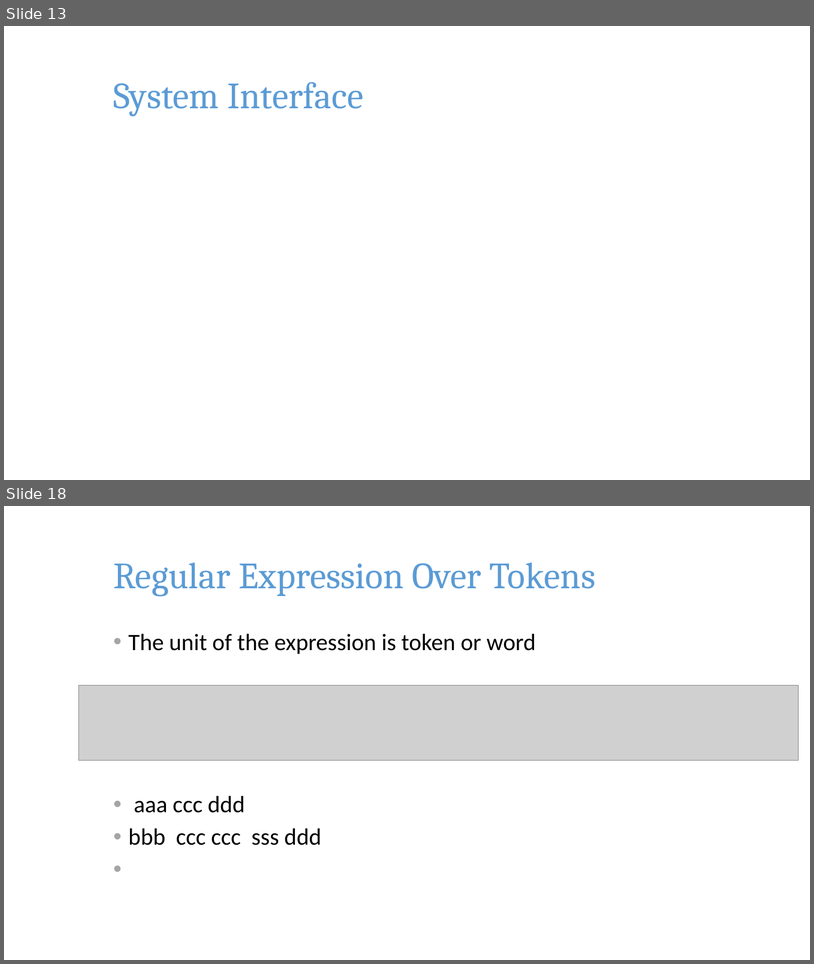
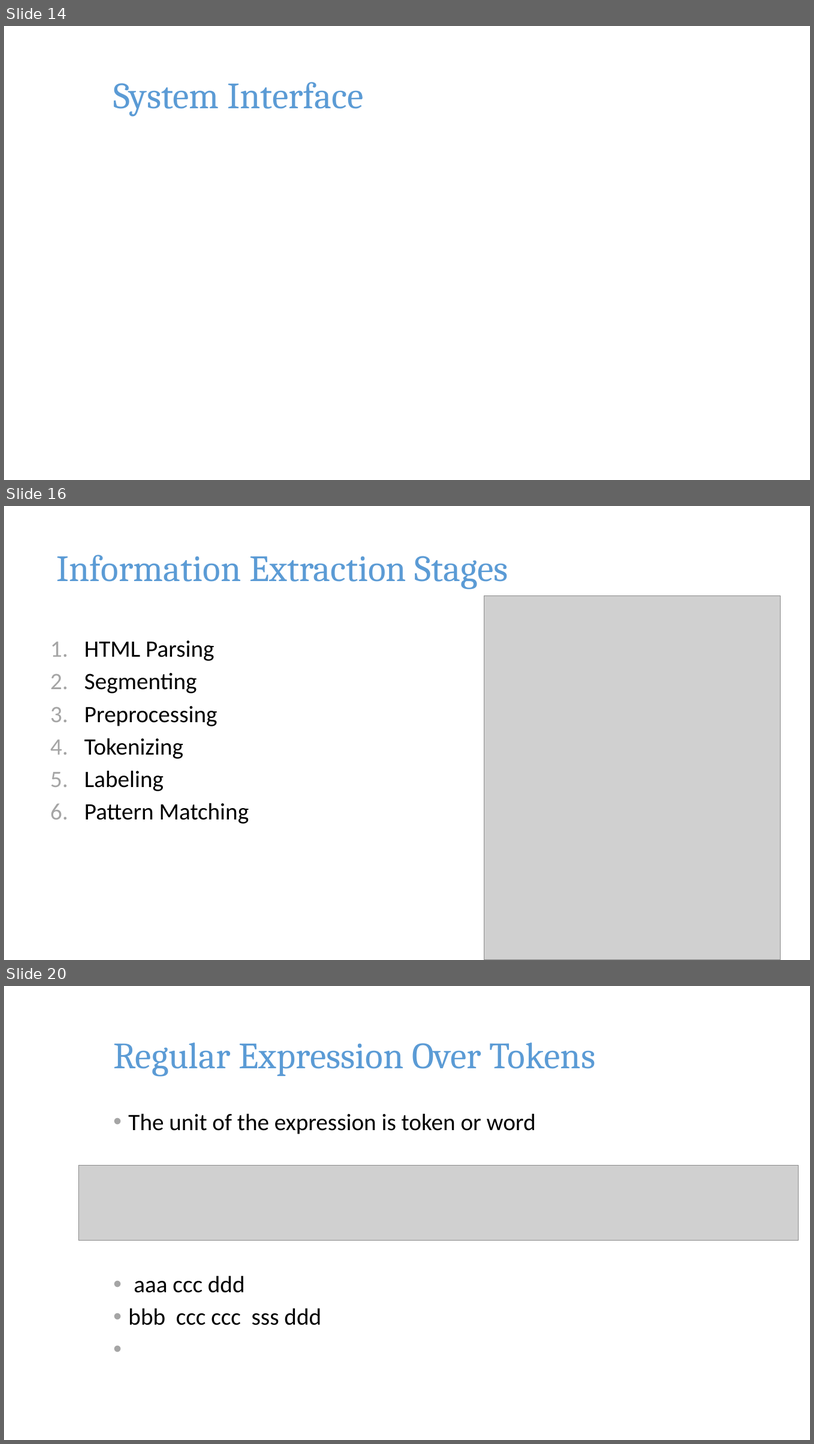
Before and after one commit to pkushiqiang/thesis, a slide deck: media/JobFinder.pptx. Shown one above the other, each under a label of ours: slides 13 and 18 before the commit, slides 14, 16 and 20 after it; the slides between them are not shown. The pictures are 814x964 and 814x1444 pixels, drawn with LibreOffice and Linux fonts; fonts in the diff are those of the drawing; grey boxes stand for pictures; background and template pictures are left out. Boxes give left, top, right and bottom in pixels: in the first picture for what was removed or moved away, otherwise in the second. Text is boxed around its words. In the diff, an @@ line names an element or a change of style, - is before the commit and + after.

```diff
--- a/media/JobFinder.pptx
+++ b/media/JobFinder.pptx
@@ slide 16 added at box(4, 506, 810, 960), background picture (left out) @@
@@ title added at box(56, 555, 509, 589), 44 pt, text #5B9BD5 @@
+Information Extraction Stages
@@ picture added at box(485, 595, 782, 960) @@
@@ text added at box(84, 640, 249, 823), 28 pt, text #000000 @@
+1. HTML Parsing
+2. Segmenting
+3. Preprocessing
+4. Tokenizing
+5. Labeling
+6. Pattern Matching
@@ what was slide 13 is now slide 14 @@
@@ what was slide 18 is now slide 20 @@
```
Also in this commit, not shown: 7 slides changed, 4 other slides added, 4 slides removed.
